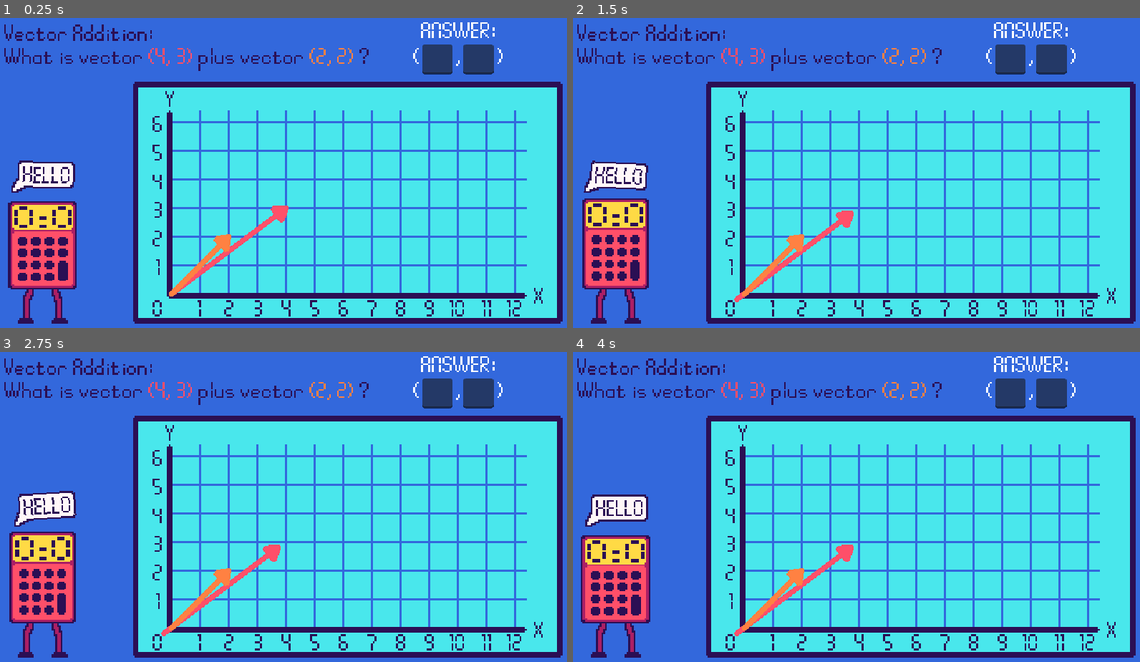
Above: before the commit, frames 1-4 (two rows, left to right).
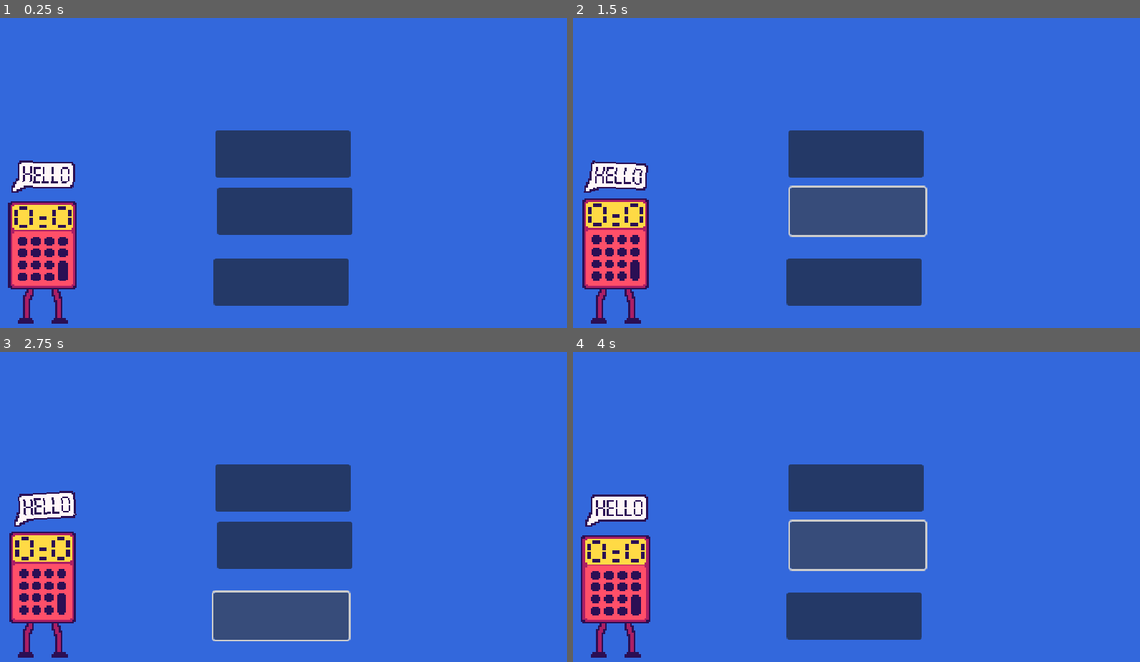
Above: after the commit, the same moments.

Repository: KyleTiley/VectorMathGame
Game: Godot game, scene res://Game/game.tscn
Two runs of this game, one before a commit and one after it. Both use one fixed random seed, a clock stepped at 60 frames per second and the inputs below.
Inputs (mouse positions are in pixels of both pictures, inside the frame that each line leads up to):
- Up to frame 1 (0.25 s): no input
- Up to frame 2 (1.5 s): click (856, 154) at 0.52 s; click (856, 210) at 1.27 s
- Up to frame 3 (2.75 s): click (283, 615) at 2.02 s
- Up to frame 4 (4 s): click (856, 488) at 2.77 s; click (856, 544) at 3.52 s

The runs differ from the first frame. In frame 1, 58% of the frame differs, in the area x 0-100%, y 1-99%; in frame 2, 58%; in frame 3, 58%; in frame 4, 58%.

Commit message:
setting up menus

Diff:
--- a/Game/Levels/VectorAddition.gd
+++ b/Game/Levels/VectorAddition.gd
@@ -13,7 +13,7 @@
 var y_max : int = 4
 var y_edge : int = 7
 
-var compute_addition = true
+var compute_addition = false
 
 # move to function for start button
 func _ready():
--- /dev/null
+++ b/Game/UI.gd
@@ -0,0 +1,26 @@
+extends Control
+
+@onready var main_menu = $MainMenu
+@onready var game_level = $"../Levels/VectorAddition"
+
+var lerp_menu = false
+var lerp_game = false
+
+var lerp_speed = 5
+var top_pos = Vector2(0, 360)
+
+func _ready():
+	main_menu.position = Vector2.ZERO
+	game_level.position.x = 640
+
+func _physics_process(delta):
+	if lerp_menu:
+		move_menu_out(delta)
+	if lerp_game:
+		move_game_in(delta)
+
+func move_menu_out(_delta):
+	main_menu.position = main_menu.position.lerp(top_pos, _delta * lerp_speed)
+
+func move_game_in(_delta):
+	pass
--- a/Game/game.tscn
+++ b/Game/game.tscn
@@ -1,5 +1,6 @@
-[gd_scene load_steps=4 format=3 uid="uid://bt0o6dl5yrvhn"]
+[gd_scene load_steps=5 format=3 uid="uid://bt0o6dl5yrvhn"]
 
+[ext_resource type="Script" path="res://Game/UI.gd" id="1_1tuvy"]
 [ext_resource type="PackedScene" uid="uid://cbgvg7rm1fyk1" path="res://Game/Calculator/calculator.tscn" id="1_lx25n"]
 [ext_resource type="Script" path="res://Game/Levels/VectorAddition.gd" id="3_4f0yh"]
 [ext_resource type="PackedScene" uid="uid://tq1ld42isp6r" path="res://Game/Graph/vector_graph.tscn" id="4_caddo"]
@@ -14,6 +15,7 @@
 grow_horizontal = 2
 grow_vertical = 2
 mouse_filter = 1
+script = ExtResource("1_1tuvy")
 
 [node name="Background" type="ColorRect" parent="UI"]
 layout_mode = 1
@@ -24,6 +26,35 @@
 grow_vertical = 2
 mouse_filter = 1
 color = Color(0.2, 0.407843, 0.862745, 1)
+
+[node name="MainMenu" type="Control" parent="UI"]
+layout_mode = 1
+anchors_preset = 15
+anchor_right = 1.0
+anchor_bottom = 1.0
+grow_horizontal = 2
+grow_vertical = 2
+
+[node name="ButtonAddition" type="Button" parent="UI/MainMenu"]
+layout_mode = 0
+offset_left = 246.0
+offset_top = 138.0
+offset_right = 397.0
+offset_bottom = 191.0
+
+[node name="ButtonSubtraction" type="Button" parent="UI/MainMenu"]
+layout_mode = 0
+offset_left = 248.0
+offset_top = 202.0
+offset_right = 399.0
+offset_bottom = 255.0
+
+[node name="ButtonComingSoon" type="Button" parent="UI/MainMenu"]
+layout_mode = 0
+offset_left = 244.0
+offset_top = 281.0
+offset_right = 395.0
+offset_bottom = 334.0
 
 [node name="Calculator" parent="." instance=ExtResource("1_lx25n")]
 position = Vector2(53, 262)
@@ -37,10 +68,10 @@
 position = Vector2(197, 321)
 
 [node name="RichTextLabel" type="RichTextLabel" parent="Levels/VectorAddition"]
-offset_left = 10.0
-offset_top = 20.0
-offset_right = 465.0
-offset_bottom = 72.0
+offset_left = 74.0
+offset_top = 18.0
+offset_right = 529.0
+offset_bottom = 70.0
 theme_override_colors/default_color = Color(0.168536, 0.0586099, 0.329259, 1)
 theme_override_font_sizes/normal_font_size = 26
 bbcode_enabled = true
@@ -48,35 +79,35 @@
 What is vector (0, 00) minus vector (0, 00) ?"
 
 [node name="LineEdit1" type="LineEdit" parent="Levels/VectorAddition"]
-offset_left = 476.5
-offset_top = 42.0
-offset_right = 510.5
-offset_bottom = 76.0
+offset_left = 540.5
+offset_top = 40.0
+offset_right = 574.5
+offset_bottom = 74.0
 theme_override_constants/minimum_character_width = 1
 theme_override_font_sizes/font_size = 26
 max_length = 2
 
 [node name="LineEdit2" type="LineEdit" parent="Levels/VectorAddition"]
-offset_left = 523.0
-offset_top = 42.0
-offset_right = 557.0
-offset_bottom = 76.0
+offset_left = 587.0
+offset_top = 40.0
+offset_right = 621.0
+offset_bottom = 74.0
 theme_override_constants/minimum_character_width = 1
 theme_override_font_sizes/font_size = 26
 max_length = 2
 
 [node name="Labelanswer" type="Label" parent="Levels/VectorAddition"]
-offset_left = 476.0
-offset_top = 17.0
-offset_right = 560.0
-offset_bottom = 46.0
+offset_left = 540.0
+offset_top = 15.0
+offset_right = 624.0
+offset_bottom = 44.0
 theme_override_font_sizes/font_size = 26
 text = "ANSWER:"
 
 [node name="Label" type="Label" parent="Levels/VectorAddition"]
-offset_left = 467.0
-offset_top = 46.0
-offset_right = 589.0
-offset_bottom = 75.0
+offset_left = 531.0
+offset_top = 44.0
+offset_right = 653.0
+offset_bottom = 73.0
 theme_override_font_sizes/font_size = 26
 text = "(        ,        )"
